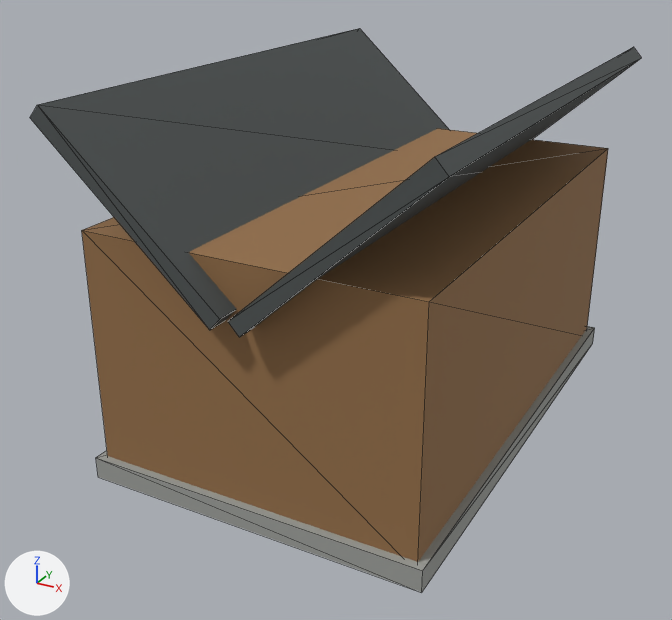
The glTF model assets/runtime/models/norway/norway-barn_lod1.glb as it was, and as the next commit left it.
The view is the same before and after, from a camera (50 mm lens) standing at (12.8, -26.4, 16.4) and looking at (-0.9, -1.4, 3.9). The axes (+X, +Y, +Z) are drawn at lower left. The lights are the same throughout. The first picture is the older version. Mesh edges are drawn as thin lines. Vertices at exactly the same position are counted once.

Script lines for the objects in view, before the commit:
```python
me_cube_199 = bpy.data.meshes.new('Cube.199')
me_cube_199.from_pydata(...)  # a box spanning x -5.5..5.5, y -8.5..8.5, z -0.3..0.3
me_cube_199.materials.append(mat_rf_stone)  # grey #9ea09b
me_cube_201 = bpy.data.meshes.new('Cube.201')
me_cube_201.from_pydata(...)  # 8 vertices, 12 faces; spans x -2.9..2.9, y -9.0..9.0, z -2.6..2.6
me_cube_201.materials.append(mat_rf_roof_slate)  # dark grey #4d5252
me_cube_202 = bpy.data.meshes.new('Cube.202')
me_cube_202.from_pydata(...)  # 8 vertices, 12 faces; spans x -2.9..2.9, y -9.0..9.0, z -2.6..2.6
me_cube_202.materials.append(mat_rf_roof_slate)  # dark grey #4d5252
ob_rf_barn_foundation = bpy.data.objects.new('RF_Barn_Foundation', me_cube_199)
ob_rf_barn_foundation.location = (0.0, 0.0, 0.35)
ob_rf_barn_roofa = bpy.data.objects.new('RF_Barn_RoofA', me_cube_201)
ob_rf_barn_roofa.location = (-3.0, 0.0, 9.0)
ob_rf_barn_roofb = bpy.data.objects.new('RF_Barn_RoofB', me_cube_202)
ob_rf_barn_roofb.location = (3.0, 0.0, 9.0)
# also in view: 'RF_Barn_Walls' at (0.0, 0.0, 4.2)
```
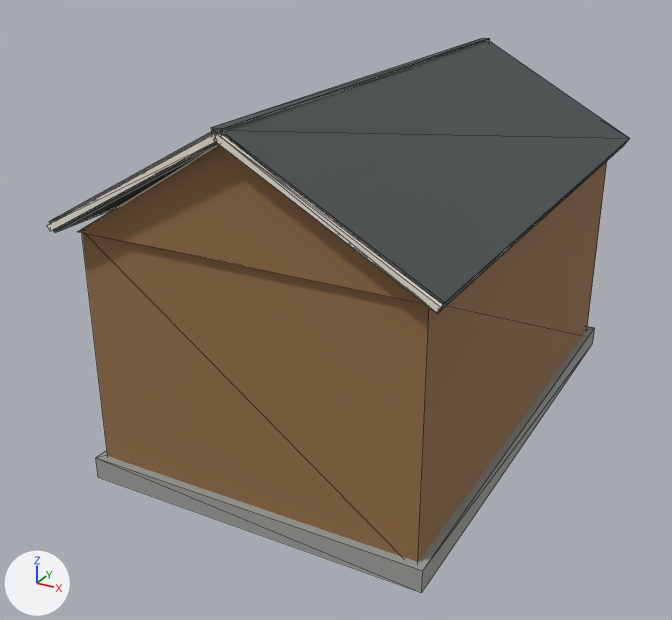
What differs and where, as boxes [x1, y1, x2, y2] in the pictures (672 x 620 px):
'RF_Barn_RoofB', reshaped, moved (6% shorter): before [228, 47, 641, 337]; after [216, 41, 629, 313]
'RF_Barn_RoofA', reshaped, moved: before [30, 28, 449, 330]; after [49, 131, 220, 233]
'RF_Barn_Gables', added (brown): after [78, 146, 424, 304]
'RF_Barn_VergeRightFront', added: after [214, 134, 443, 313]
'RF_Barn_RidgeCap', added: after [211, 38, 490, 136]
'RF_Barn_VergeLeftFront', added: after [47, 133, 216, 231]

The change, as a diff of the scene's bpy script:
```diff
--- a/assets/runtime/models/norway/norway-barn_lod1.glb.py
+++ b/assets/runtime/models/norway/norway-barn_lod1.glb.py
@@ me_cube_201 @@
-me_cube_201.from_pydata(...)  # 8 vertices, 12 faces; spans x -2.9..2.9, y -9.0..9.0, z -2.6..2.6
-me_cube_201.vertices[0].co = (-2.9, -9.0, 2.3)  # pixel (29, 117)
-me_cube_201.vertices[1].co = (-2.5, -9.0, 2.6)  # pixel (37, 104)
-me_cube_201.vertices[2].co = (-2.9, 9.0, 2.3)
-me_cube_201.vertices[3].co = (-2.5, 9.0, 2.6)  # pixel (359, 28)
-me_cube_201.vertices[4].co = (2.5, -9.0, -2.6)  # pixel (209, 330)
-me_cube_201.vertices[5].co = (2.9, -9.0, -2.3)  # pixel (219, 319)
-me_cube_201.vertices[6].co = (2.5, 9.0, -2.6)
-me_cube_201.vertices[7].co = (2.9, 9.0, -2.3)
+me_cube_201.from_pydata(...)  # 8 vertices, 12 faces; spans x -3.0..3.0, y -8.8..8.8, z -1.7..1.7
+# me_cube_201 part 1
+me_cube_201.vertices[0].co = (-2.8, -8.8, -1.7)  # pixel (54, 232)
+me_cube_201.vertices[1].co = (-3.0, -8.8, -1.4)  # pixel (48, 221)
+me_cube_201.vertices[2].co = (-2.8, 8.8, -1.7)
+me_cube_201.vertices[3].co = (-3.0, 8.8, -1.4)
+me_cube_201.vertices[4].co = (3.0, -8.8, 1.4)
+me_cube_201.vertices[5].co = (2.8, -8.8, 1.7)
+me_cube_201.vertices[6].co = (3.0, 8.8, 1.4)
+me_cube_201.vertices[7].co = (2.8, 8.8, 1.7)
 me_cube_201.materials.append(mat_rf_roof_slate)
@@ me_cube_202 @@
-me_cube_202.from_pydata(...)  # 8 vertices, 12 faces; spans x -2.9..2.9, y -9.0..9.0, z -2.6..2.6
-me_cube_202.vertices[0].co = (-2.5, -9.0, -2.6)  # pixel (239, 337)
-me_cube_202.vertices[1].co = (-2.9, -9.0, -2.3)  # pixel (227, 321)
-me_cube_202.vertices[2].co = (-2.5, 9.0, -2.6)
-me_cube_202.vertices[3].co = (-2.9, 9.0, -2.3)
-me_cube_202.vertices[4].co = (2.9, -9.0, 2.3)  # pixel (449, 176)
-me_cube_202.vertices[5].co = (2.5, -9.0, 2.6)  # pixel (434, 156)
-me_cube_202.vertices[6].co = (2.9, 9.0, 2.3)  # pixel (641, 57)
-me_cube_202.vertices[7].co = (2.5, 9.0, 2.6)  # pixel (633, 46)
+me_cube_202.from_pydata(...)  # 8 vertices, 12 faces; spans x -3.0..3.0, y -8.8..8.8, z -1.7..1.7
+# me_cube_202 part 2
+me_cube_202.vertices[0].co = (-3.0, -8.8, 1.4)  # pixel (215, 141)
+me_cube_202.vertices[1].co = (-2.8, -8.8, 1.7)
+me_cube_202.vertices[2].co = (-3.0, 8.8, 1.4)
+me_cube_202.vertices[3].co = (-2.8, 8.8, 1.7)
+me_cube_202.vertices[4].co = (2.8, -8.8, -1.7)  # pixel (437, 313)
+me_cube_202.vertices[5].co = (3.0, -8.8, -1.4)  # pixel (444, 302)
+me_cube_202.vertices[6].co = (2.8, 8.8, -1.7)  # pixel (624, 145)
+me_cube_202.vertices[7].co = (3.0, 8.8, -1.4)  # pixel (629, 138)
 me_cube_202.materials.append(mat_rf_roof_slate)
@@ me_cube_273 @@
+me_cube_273.from_pydata([(-2.93, -0.08, 1.51), (-2.84, -0.08, 1.66), (-2.93, 0.08, 1.51), (-2.84, 0.08, 1.66), (2.84, -0.08, -1.66), (2.93, -0.08, -1.51), (2.84, 0.08, -1.66), (2.93, 0.08, -1.51)], [], [(0, 1, 3), (0, 3, 2), (2, 3, 7), (2, 7, 6), (6, 7, 5), (6, 5, 4), (4, 5, 1), (4, 1, 0), (2, 6, 4), (2, 4, 0), (7, 3, 1), (7, 1, 5)])
+me_cube_273.materials.append(mat_rf_warm_white)  # white #efe8dd
@@ me_cube_272 @@
+me_cube_272.from_pydata([(-2.84, -0.08, -1.66), (-2.93, -0.08, -1.51), (-2.84, 0.08, -1.66), (-2.93, 0.08, -1.51), (2.93, -0.08, 1.51), (2.84, -0.08, 1.66), (2.93, 0.08, 1.51), (2.84, 0.08, 1.66)], [], [(0, 1, 3), (0, 3, 2), (2, 3, 7), (2, 7, 6), (6, 7, 5), (6, 5, 4), (4, 5, 1), (4, 1, 0), (2, 6, 4), (2, 4, 0), (7, 3, 1), (7, 1, 5)])
+me_cube_272.materials.append(mat_rf_warm_white)  # white #efe8dd
@@ ob_rf_barn_roofa @@
 ob_rf_barn_roofa = bpy.data.objects.new('RF_Barn_RoofA', me_cube_201)
-ob_rf_barn_roofa.location = (-3.0, 0.0, 9.0)
+ob_rf_barn_roofa.location = (-2.88, 0.0, 9.81)
@@ ob_rf_barn_roofb @@
 ob_rf_barn_roofb = bpy.data.objects.new('RF_Barn_RoofB', me_cube_202)
-ob_rf_barn_roofb.location = (3.0, 0.0, 9.0)
+ob_rf_barn_roofb.location = (2.88, 0.0, 9.81)
@@ ob_rf_barn_ridgecap @@
+ob_rf_barn_ridgecap = bpy.data.objects.new('RF_Barn_RidgeCap', me_cube_276)  # a box spanning x -0.1..0.1, y -8.9..8.9, z -0.1..0.1; in mat_rf_roof_slate (dark grey #4d5252)
+ob_rf_barn_ridgecap.location = (0.0, 0.0, 11.48)
@@ ob_rf_barn_vergerightfront @@
+ob_rf_barn_vergerightfront = bpy.data.objects.new('RF_Barn_VergeRightFront', me_cube_273)
+ob_rf_barn_vergerightfront.location = (2.88, -8.87, 9.81)
@@ ob_rf_barn_vergeleftfront @@
+ob_rf_barn_vergeleftfront = bpy.data.objects.new('RF_Barn_VergeLeftFront', me_cube_272)
+ob_rf_barn_vergeleftfront.location = (-2.88, -8.87, 9.81)
@@ ob_rf_barn_gables @@
+ob_rf_barn_gables = bpy.data.objects.new('RF_Barn_Gables', me_rf_barn_gables_mesh_001)  # 12 vertices, 16 faces; spans x -5.2..5.2, y -8.4..8.4, z 8.0..11.3; in mat_rf_wall_weathered (brown #956f48)
+ob_rf_barn_gables.location = (0.0, 0.0, 0.0)
```
